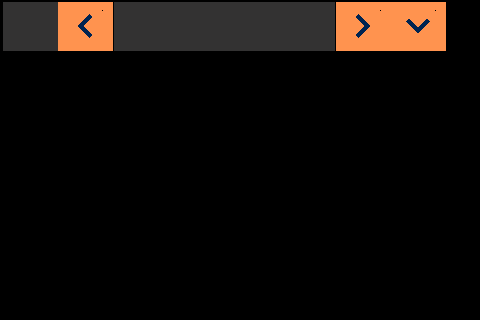
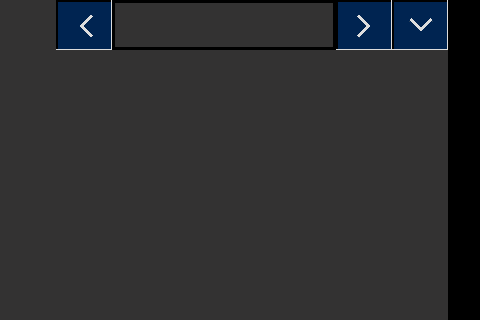
Before/after of a 480 × 320 layered artwork. What changed in the layer stack:
renamed "NaviSup_55x49" to "Baggrund", painted on it over [0, 0, 448, 320]
removed layer "NaviRight_55x49" over [336, 2, 391, 51]
removed layer "NaviTime_221x49" over [114, 2, 335, 50]
removed layer "NaviLeft_55x49" over [58, 2, 113, 51]
removed layer "PageLogo_55x49" over [56, 2, 58, 50]
removed layer "baggrund" over [0, 0, 448, 320]
